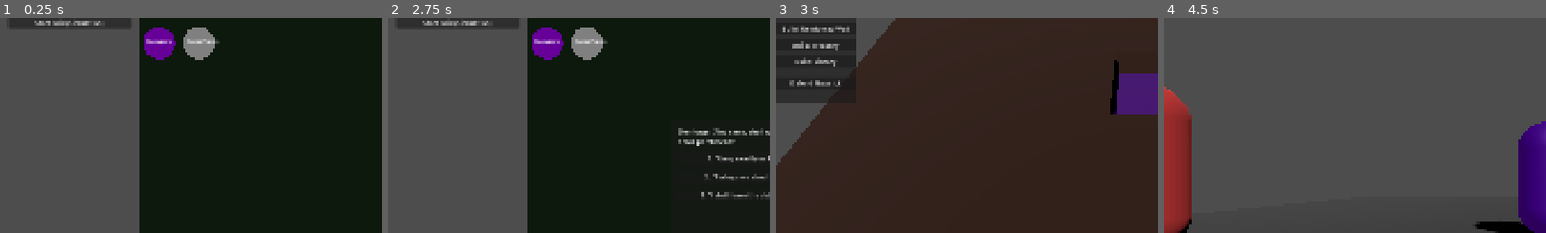
Above: before the commit, frames 1-4 (left to right).
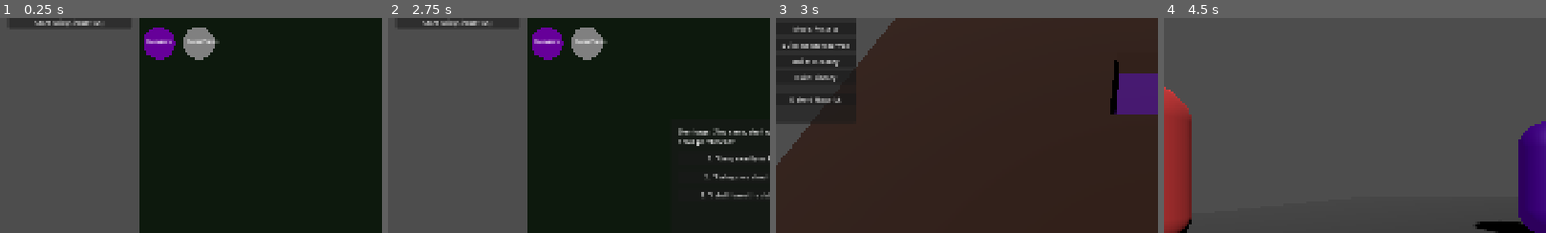
Above: after the commit, the same moments.

Repository: depiec/Project-Sovereign-gemini
Game: Godot game, scene res://scenes/strategy/MainStrategy.tscn
The game is run twice, just before and just after one commit, with the same random seed, the same clock (stepped at 60 frames per second) and the same inputs.
Inputs (mouse positions are % of the whole screen's width and height, from its top left):
- Up to frame 1 (0.25 s): no input
- Up to frame 2 (2.75 s): click "Start Raid (Simulation)" at 0.5 s; click "Start Raid (Simulation)" at 1.25 s; click "Select Guardian" at 2 s
- Up to frame 3 (3 s): click "1. 'Umu, exactly as I thought…" at 2.75 s
- Up to frame 4 (4.5 s): click (5, 15) at 3.5 s, where only the run after the commit has a clickable "Mode: Possess"; click "Defend Nazarick" at 4.25 s
The pictures show only the part of the screen within x 0-50%, y 13-63%; the shares and areas given below are measured in that part.

Frames 1-2 are identical in both runs. In frame 3, 2.6% of the frame differs, in the area x 0-20%, y 3-50%; in frame 4, nothing differs.

Commit message:
feat: implement minion possession and individual control systems
- Added POSSESS mode to SimLayer with raycast-based minion selection.
- Implemented be_possessed/be_unpossessed logic in UndeadWorker and ElderLich.
- Added 3rd-person possession cameras to minion scenes.
- Integrated direct WASD movement and ability triggers for possessed units.
- Updated Strategy UI with a dedicated 'Possess' toggle and panel expansions.

Diff:
--- a/prototype/scenes/sim/SimLayer.tscn
+++ b/prototype/scenes/sim/SimLayer.tscn
@@ -40,7 +40,7 @@
 
 [node name="Panel" type="Panel" parent="UI"]
 offset_right = 200.0
-offset_bottom = 350.0
+offset_bottom = 400.0
 
 [node name="VBoxContainer" type="VBoxContainer" parent="UI/Panel"]
 layout_mode = 1
@@ -70,6 +70,10 @@
 layout_mode = 2
 text = "Mode: Slap"
 
+[node name="PossessButton" type="Button" parent="UI/Panel/VBoxContainer"]
+layout_mode = 2
+text = "Mode: Possess"
+
 [node name="ReinforcedButton" type="Button" parent="UI/Panel/VBoxContainer"]
 layout_mode = 2
 text = "Build: Reinforced Wall"
@@ -91,6 +95,7 @@
 
 [connection signal="pressed" from="UI/Panel/VBoxContainer/DigModeButton" to="." method="_on_DigModeButton_pressed"]
 [connection signal="pressed" from="UI/Panel/VBoxContainer/SlapButton" to="." method="_on_SlapButton_pressed"]
+[connection signal="pressed" from="UI/Panel/VBoxContainer/PossessButton" to="." method="_on_PossessButton_pressed"]
 [connection signal="pressed" from="UI/Panel/VBoxContainer/ReinforcedButton" to="." method="_on_ReinforcedButton_pressed"]
 [connection signal="pressed" from="UI/Panel/VBoxContainer/TreasuryButton" to="." method="_on_TreasuryButton_pressed"]
 [connection signal="pressed" from="UI/Panel/VBoxContainer/LibraryButton" to="." method="_on_LibraryButton_pressed"]
--- a/prototype/scenes/sim/entities/Imp.tscn
+++ b/prototype/scenes/sim/entities/Imp.tscn
@@ -26,3 +26,7 @@
 [node name="NavigationAgent3D" type="NavigationAgent3D" parent="."]
 path_desired_distance = 0.5
 target_desired_distance = 0.5
+
+[node name="PossessionCamera" type="Camera3D" parent="."]
+transform = Transform3D(1, 0, 0, 0, 0.939693, 0.34202, 0, -0.34202, 0.939693, 0, 2, 4)
+current = false
--- a/prototype/scripts/autoloads/GameManager.gd
+++ b/prototype/scripts/autoloads/GameManager.gd
@@ -45,7 +45,8 @@
 	"known_spells": [], # Array of SpellResources
 	"sasuga_meter": 0.5, # 0.0 = Panic, 1.0 = Supreme Being
 	"current_persona": Persona.OVERLORD,
-	"active_guardian": "None" # Albedo or Shalltear
+	"active_guardian": "None", # Albedo or Shalltear
+	"possessed_minion": null
 }
 
 # Entities placed during Sim Layer to be spawned in Combat Layer
--- a/prototype/scripts/scenes/SimLayer.gd
+++ b/prototype/scripts/scenes/SimLayer.gd
@@ -1,17 +1,18 @@
 extends Node3D
 
-# SimLayer.gd - Updated for Mouse-Drag Interaction and Reinforced Walls
+# SimLayer.gd - Updated for Mouse-Drag Interaction, Reinforced Walls, and Possession
 
 @onready var dungeon_manager = $NavigationRegion3D/DungeonManager
 @onready var camera = $Camera3D
 @onready var minion_label: Label = %MinionCountLabel
 
-enum InteractionMode { DIG, CLAIM, BUILD_TREASURY, BUILD_LIBRARY, SLAP, BUILD_REINFORCED }
+enum InteractionMode { DIG, CLAIM, BUILD_TREASURY, BUILD_LIBRARY, SLAP, BUILD_REINFORCED, POSSESS }
 var current_mode = InteractionMode.DIG
 
 var is_dragging = false
 var drag_mode_is_adding = true # True to mark, False to unmark
 var last_grid_pos = Vector2i(-1, -1)
+var possessed_node: CharacterBody3D = null
 
 func _ready():
 	print("SimLayer: Dungeon Keeper mode active.")
@@ -27,6 +28,11 @@
 	print("Dungeon Stats: ", stats)
 
 func _input(event):
+	if possessed_node:
+		if event.is_action_pressed("ui_cancel"):
+			stop_possession()
+		return
+
 	if event is InputEventMouseButton:
 		if event.button_index == MOUSE_BUTTON_LEFT:
 			is_dragging = event.pressed
@@ -52,18 +58,17 @@
 func get_grid_pos(mouse_pos: Vector2) -> Vector2i:
 	var from = camera.project_ray_origin(mouse_pos)
 	var to = from + camera.project_ray_normal(mouse_pos) * 1000.0
-
-	# Intersection with plane Y=0
 	var t = -from.y / (to.y - from.y)
 	var hit_pos = from + (to - from) * t
-
-	var grid_x = int(round(hit_pos.x / 2.0))
-	var grid_z = int(round(hit_pos.z / 2.0))
-	return Vector2i(grid_x, grid_z)
+	return Vector2i(int(round(hit_pos.x / 2.0)), int(round(hit_pos.z / 2.0)))
 
 func handle_interaction(grid_pos: Vector2i, is_right_click: bool):
 	if is_right_click or current_mode == InteractionMode.SLAP:
 		dungeon_manager.slap_at(grid_pos)
+		return
+
+	if current_mode == InteractionMode.POSSESS:
+		try_possession()
 		return
 
 	match current_mode:
@@ -75,6 +80,39 @@
 			dungeon_manager.build_room(grid_pos, dungeon_manager.TileType.LIBRARY)
 		InteractionMode.BUILD_REINFORCED:
 			dungeon_manager.build_reinforced_wall(grid_pos)
+
+func try_possession():
+	var mouse_pos = get_viewport().get_mouse_position()
+	var from = camera.project_ray_origin(mouse_pos)
+	var to = from + camera.project_ray_normal(mouse_pos) * 1000.0
+
+	var space_state = get_world_3d().direct_space_state
+	var query = PhysicsRayQueryParameters3D.create(from, to)
+	query.collision_mask = 1 # characters
+
+	var result = space_state.intersect_ray(query)
+	if result:
+		var target = result.collider
+		if target.is_in_group("workers") or target.is_in_group("liches"):
+			start_possession(target)
+
+func start_possession(target: CharacterBody3D):
+	print("Possessing: ", target.name)
+	possessed_node = target
+	GameManager.player_state.possessed_minion = target
+	camera.current = false
+	if target.has_method("be_possessed"):
+		target.be_possessed()
+	$UI.visible = false
+
+func stop_possession():
+	print("Stopping possession of: ", possessed_node.name)
+	if possessed_node.has_method("be_unpossessed"):
+		possessed_node.be_unpossessed()
+	possessed_node = null
+	GameManager.player_state.possessed_minion = null
+	camera.current = true
+	$UI.visible = true
 
 func _on_DigModeButton_pressed():
 	current_mode = InteractionMode.DIG
@@ -88,6 +126,10 @@
 	current_mode = InteractionMode.BUILD_REINFORCED
 	print("Mode: Build Reinforced")
 
+func _on_PossessButton_pressed():
+	current_mode = InteractionMode.POSSESS
+	print("Mode: Possess")
+
 func _on_TreasuryButton_pressed():
 	current_mode = InteractionMode.BUILD_TREASURY
 	print("Mode: Build Treasury")
@@ -97,9 +139,5 @@
 	print("Mode: Build Library")
 
 func _on_StartCombatButton_pressed():
-	var raid_data = {
-		"enemy_type": "Worker",
-		"enemy_strength": 5,
-		"location": "Nazarick"
-	}
+	var raid_data = {"enemy_type": "Worker", "enemy_strength": 5, "location": "Nazarick"}
 	GameManager.start_combat(raid_data)
--- a/prototype/scripts/scenes/sim/ElderLich.gd
+++ b/prototype/scripts/scenes/sim/ElderLich.gd
@@ -1,7 +1,7 @@
 extends CharacterBody3D
 
 # ElderLich.gd - Magic-focused minion attracted by Library
-# Automatically patrols or researches in the Library.
+# Can be possessed by the player.
 
 @export var speed = 3.0
 @onready var dungeon_manager = get_parent()
@@ -10,9 +10,11 @@
 var current_target_grid: Vector2i = Vector2i(-1, -1)
 var is_researching = false
 var research_timer = 0.0
+var is_possessed = false
 
 func _ready():
 	add_to_group("minions")
+	add_to_group("liches")
 	set_physics_process(false)
 	call_deferred("setup_nav")
 
@@ -21,6 +23,10 @@
 	set_physics_process(true)
 
 func _physics_process(delta):
+	if is_possessed:
+		handle_possessed_movement(delta)
+		return
+
 	if is_researching:
 		research_timer += delta
 		if research_timer >= 10.0:
@@ -33,28 +39,47 @@
 	if current_target_grid != Vector2i(-1, -1):
 		move_to_library(delta)
 
+func handle_possessed_movement(delta):
+	var input_dir = Input.get_vector("move_left", "move_right", "move_forward", "move_back")
+	var dir = Vector3(input_dir.x, 0, input_dir.y).normalized()
+	velocity = dir * speed * 2.0
+	if not is_on_floor():
+		velocity.y -= 9.8 * delta
+	move_and_slide()
+	if dir.length() > 0.1:
+		look_at(global_transform.origin + dir, Vector3.UP)
+	if Input.is_action_just_pressed("mouse_left"):
+		print("Elder Lich: Casting Soul Eater!")
+
+func be_possessed():
+	is_possessed = true
+	is_researching = false
+	current_target_grid = Vector2i(-1, -1)
+	if has_node("PossessionCamera"):
+		get_node("PossessionCamera").current = true
+
+func be_unpossessed():
+	is_possessed = false
+	if has_node("PossessionCamera"):
+		get_node("PossessionCamera").current = false
+
 func find_library_spot():
-	# Find a Library tile to "work" in
 	var library_tiles = []
 	for pos in dungeon_manager.dungeon_grid.keys():
 		if dungeon_manager.dungeon_grid[pos] == dungeon_manager.TileType.LIBRARY:
 			library_tiles.append(pos)
-
 	if library_tiles.size() > 0:
 		current_target_grid = library_tiles[randi() % library_tiles.size()]
 
 func move_to_library(_delta):
 	var target_world_pos = Vector3(current_target_grid.x * 2.0, 1.0, current_target_grid.y * 2.0)
 	nav_agent.target_position = target_world_pos
-
 	if nav_agent.is_navigation_finished():
 		start_research()
 		return
-
 	var next_path_pos = nav_agent.get_next_path_position()
 	var dir = (next_path_pos - global_transform.origin).normalized()
 	dir.y = 0
-
 	velocity = dir * speed
 	move_and_slide()
 
@@ -62,19 +87,16 @@
 	is_researching = true
 	research_timer = 0.0
 	velocity = Vector3.ZERO
-	print("Elder Lich started research in Library.")
 
 func finish_research():
 	is_researching = false
 	current_target_grid = Vector2i(-1, -1)
-	# Grant extra MP or a scroll
 	GameManager.player_state.mp = min(GameManager.player_state.mp + 50, 1000)
-	print("Elder Lich finished research. MP granted.")
 
 func get_grid_pos() -> Vector2i:
 	return Vector2i(round(global_transform.origin.x / 2.0), round(global_transform.origin.z / 2.0))
 
 func be_slapped():
 	if is_researching:
-		research_timer += 5.0 # Skip half research
-	print("Elder Lich was slapped! Research accelerated.")
+		research_timer += 5.0
+	print("Elder Lich was slapped!")
--- a/prototype/scripts/scenes/sim/UndeadWorker.gd
+++ b/prototype/scripts/scenes/sim/UndeadWorker.gd
@@ -2,6 +2,7 @@
 
 # UndeadWorker.gd - The "Imp" of Nazarick
 # Automatically finds tasks in the DungeonManager queue.
+# Can be possessed by the player.
 
 @export var speed = 4.0
 @export var work_damage = 25.0 # Damage per second
@@ -14,21 +15,23 @@
 var boost_timer = 0.0
 var stuck_timer = 0.0
 var retarget_cooldown = 0.0
+var is_possessed = false
 
 func _ready():
-	# Allow navigation to start after the first frame
 	set_physics_process(false)
 	call_deferred("setup_nav")
 
 func setup_nav():
-	# Wait for first bake
 	await get_tree().physics_frame
 	set_physics_process(true)
 
 func _physics_process(delta):
+	if is_possessed:
+		handle_possessed_movement(delta)
+		return
+
 	if boost_timer > 0:
 		boost_timer -= delta
-
 	if retarget_cooldown > 0:
 		retarget_cooldown -= delta
 
@@ -42,20 +45,41 @@
 	if current_target_grid != Vector2i(-1, -1):
 		move_to_target(delta)
 
+func handle_possessed_movement(delta):
+	var input_dir = Input.get_vector("move_left", "move_right", "move_forward", "move_back")
+	var dir = Vector3(input_dir.x, 0, input_dir.y).normalized()
+
+	velocity = dir * speed * 1.5
+	if not is_on_floor():
+		velocity.y -= 9.8 * delta
+
+	move_and_slide()
+
+	if dir.length() > 0.1:
+		look_at(global_transform.origin + dir, Vector3.UP)
+
+func be_possessed():
+	is_possessed = true
+	is_busy = false
+	current_target_grid = Vector2i(-1, -1)
+	if has_node("PossessionCamera"):
+		get_node("PossessionCamera").current = true
+
+func be_unpossessed():
+	is_possessed = false
+	if has_node("PossessionCamera"):
+		get_node("PossessionCamera").current = false
+
 func find_work():
-	# If already working on a wall, just keep going
 	var current_type = dungeon_manager.dungeon_grid.get(current_target_grid)
 	if is_busy and current_type == dungeon_manager.TileType.WALL:
 		return
 	elif is_busy and current_type != dungeon_manager.TileType.WALL:
-		# If it's no longer a wall but we are busy with a wall task, abort
 		is_busy = false
 		current_target_grid = Vector2i(-1, -1)
 
-	# 1. Check for digging (Find closest exposed wall)
 	var closest_dist = 9999.0
 	var best_target = Vector2i(-1, -1)
-
 	for i in range(dungeon_manager.digging_queue.size()):
 		var target = dungeon_manager.digging_queue[i]
 		if dungeon_manager.is_adjacent_to_open_space(target):
@@ -68,7 +92,6 @@
 		current_target_grid = best_target
 		return
 
-	# 2. Check for claiming (Find closest empty tile)
 	closest_dist = 9999.0
 	best_target = Vector2i(-1, -1)
 	for pos in dungeon_manager.dungeon_grid.keys():
@@ -86,8 +109,6 @@
 
 func move_to_target(delta):
 	var target_world_pos = Vector3(current_target_grid.x * 2.0, 1.0, current_target_grid.y * 2.0)
-
-	# Update Navigation Agent
 	nav_agent.target_position = target_world_pos
 
 	if nav_agent.is_navigation_finished():
@@ -99,11 +120,9 @@
 	dir.y = 0
 
 	var current_speed = speed * 2.0 if boost_timer > 0 else speed
-
 	var type = dungeon_manager.dungeon_grid.get(current_target_grid)
 	var dist = global_transform.origin.distance_to(target_world_pos)
 
-	# Logic for 'Direct Contact' (Obstacles block nav agent from finishing)
 	if type == dungeon_manager.TileType.WALL:
 		if dist < 1.6 or is_on_wall():
 			start_task()
@@ -126,47 +145,37 @@
 		stuck_timer = 0.0
 
 	if stuck_timer > 1.5:
-		# Try a small nudge to get around corners
 		global_transform.origin += Vector3(randf_range(-0.5, 0.5), 0, randf_range(-0.5, 0.5))
-
 		if stuck_timer > 3.0:
-			print(name, " is stuck. Resetting task.")
 			current_target_grid = Vector2i(-1, -1)
 			stuck_timer = 0.0
-			retarget_cooldown = 1.0 # Wait a second before trying again
+			retarget_cooldown = 1.0
 
 func start_task():
 	is_busy = true
-	velocity = Vector3.ZERO # Stop movement immediately
-	task_timer = 2.0 # 2 seconds for non-wall tasks
-	if boost_timer > 0: task_timer /= 2.0 # Slapped imps work faster
+	velocity = Vector3.ZERO
+	task_timer = 2.0
+	if boost_timer > 0: task_timer /= 2.0
 
 func handle_task(delta):
 	var type = dungeon_manager.dungeon_grid.get(current_target_grid)
-
-	if type == dungeon_manager.TileType.WALL:
-		# Deal damage over time
+	if type == dungeon_manager.TileType.WALL or type == dungeon_manager.TileType.REINFORCED_WALL:
 		var damage_this_frame = work_damage * delta
 		if boost_timer > 0: damage_this_frame *= 2.0
-
 		dungeon_manager.damage_wall(current_target_grid, damage_this_frame)
-
-		# Task is 'done' when the wall is gone (DungeonManager will update grid)
-		if dungeon_manager.dungeon_grid.get(current_target_grid) != dungeon_manager.TileType.WALL:
+		if dungeon_manager.dungeon_grid.get(current_target_grid) == dungeon_manager.TileType.EMPTY:
 			is_busy = false
 			current_target_grid = Vector2i(-1, -1)
 	else:
-		# Use timer for claiming/building
 		task_timer -= delta
 		if task_timer <= 0:
 			is_busy = false
 			if type == dungeon_manager.TileType.EMPTY:
 				dungeon_manager.claim_tile(current_target_grid)
-
 			current_target_grid = Vector2i(-1, -1)
 
 func be_slapped():
-	boost_timer = 10.0 # 10 seconds of fast movement and work
+	boost_timer = 10.0
 	print(name, " was slapped by Ainz-sama! Working harder!")
 
 func get_grid_pos() -> Vector2i:
